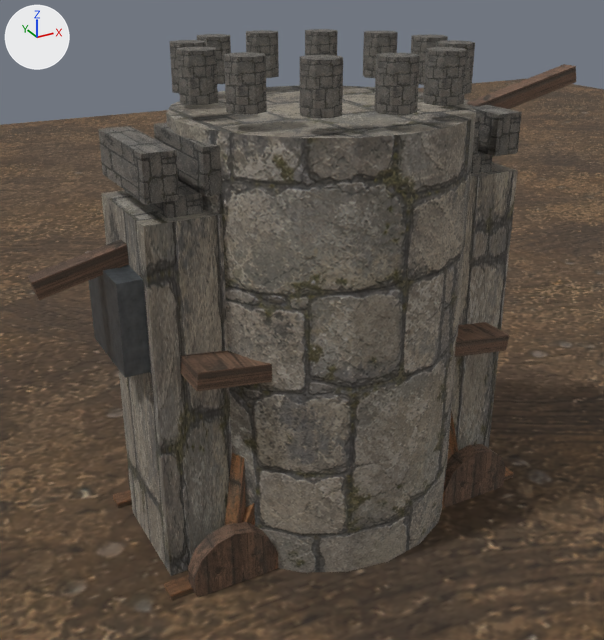
The Blender file IronwallSiege/BlenderMCP/Generated/IronwallSiege_Assets_Textured.blend: old version first, new version second.
The view is the same before and after, from a 50 mm camera at (-6.85, -11.84, 10.07) aimed at (-0.26, 0.15, 4.08). Arrows for +X, +Y and +Z are at upper left; the lights stay in place. The picture after the commit comes second.

In view in the first picture: 'SM_Fortress_Gatehouse_A', 'SM_Fortress_Gatehouse_A_Crenel_00', 'SM_Fortress_Gatehouse_A_Crenel_01', 'SM_Fortress_Gatehouse_A_RightTower', 'SM_Fortress_Tower_A', 'SM_Fortress_Tower_A_Crenel_08', 'SM_Ground_SiegeField', 'SM_Siege_BatteringRam_A_Roof', 'SM_Siege_Trebuchet_A_Counterweight', 'SM_Siege_Trebuchet_A_ThrowingArm', 'SM_Siege_Trebuchet_A_Wheel_-2.5_-1.55', 'SM_Siege_Trebuchet_A_Wheel_2.5_-1.55' and 21 more.
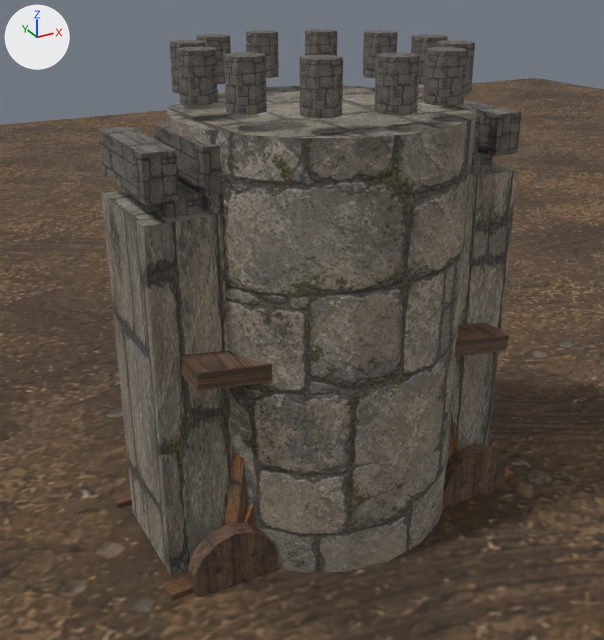
What differs and where, as boxes (x1, y1, x2, y2) in the pictures (604 x 640 px):
'SM_Siege_Trebuchet_A_Counterweight', deleted
    before: (85, 251, 151, 378)
'SM_Siege_Trebuchet_A_ThrowingArm', deleted
    before: (28, 64, 576, 301)

Patch to the scene script:
```diff
--- a/IronwallSiege/BlenderMCP/Generated/IronwallSiege_Assets_Textured.blend.py
+++ b/IronwallSiege/BlenderMCP/Generated/IronwallSiege_Assets_Textured.blend.py
@@ ob_sm_siege_trebuchet_a_throwingarm @@
-ob_sm_siege_trebuchet_a_throwingarm = bpy.data.objects.new('SM_Siege_Trebuchet_A_ThrowingArm', me_sm_siege_trebuchet_a_throwingarm_mesh)
-ob_sm_siege_trebuchet_a_throwingarm.parent = ob_sm_siege_trebuchet_a
-ob_sm_siege_trebuchet_a_throwingarm.location = (0.0, 0.0, 0.0)
@@ ob_sm_siege_trebuchet_a_counterweight @@
-ob_sm_siege_trebuchet_a_counterweight = bpy.data.objects.new('SM_Siege_Trebuchet_A_Counterweight', me_sm_siege_trebuchet_a_counterweight_mesh)
-ob_sm_siege_trebuchet_a_counterweight.parent = ob_sm_siege_trebuchet_a
-ob_sm_siege_trebuchet_a_counterweight.location = (0.0, 0.0, 0.0)
```
